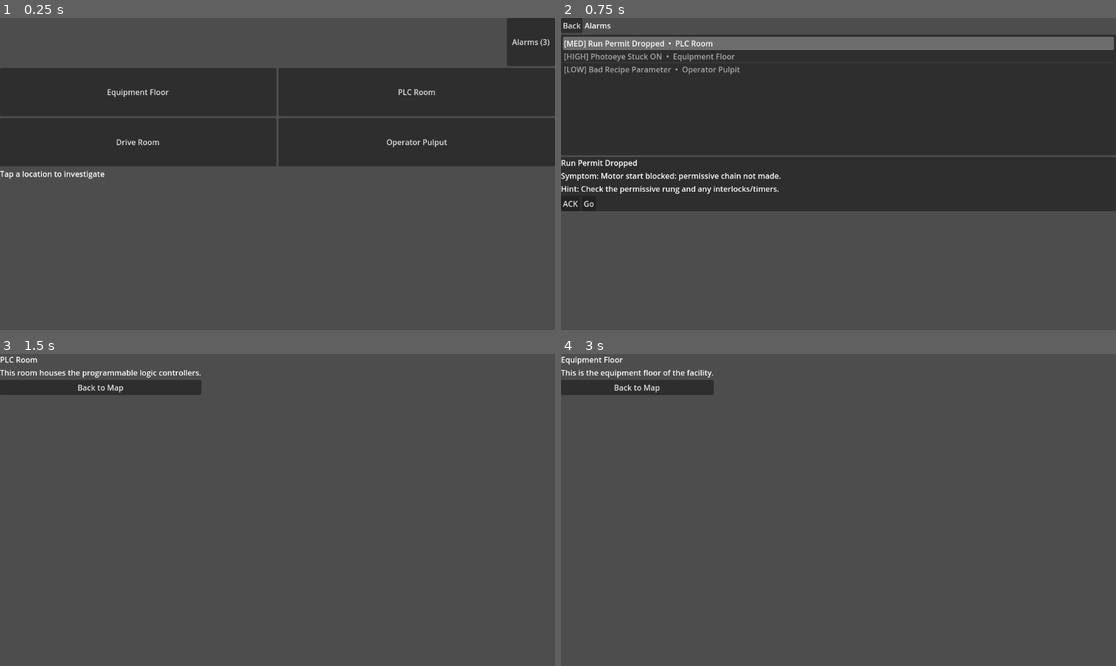
Above: before the commit, frames 1-4 (two rows, left to right).
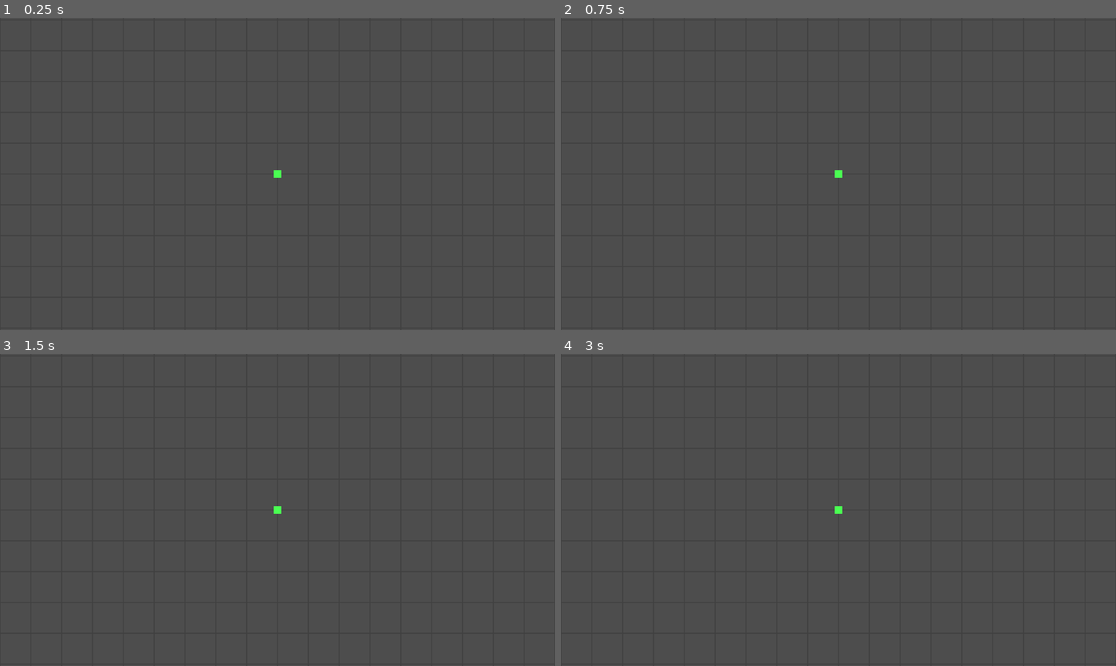
Above: after the commit, the same moments.

Repository: ccecc85/rod-and-order
Game: Godot game, scene res://scenes/world/world_main.tscn
The game is run twice, just before and just after one commit, with the same random seed, the same clock (stepped at 60 frames per second) and the same inputs. Before the commit the project starts from res://scenes/screens/map_screen.tscn.
Inputs (mouse positions are in pixels of both pictures, inside the frame that each line leads up to):
- Up to frame 1 (0.25 s): no input
- Up to frame 2 (0.75 s): click (1093, 42) at 0.5 s, where only the run before the commit has a clickable "Alarms (3)"
- Up to frame 3 (1.5 s): click (27, 538) at 1.25 s, where only the run before the commit has a clickable "Go"
- Up to frame 4 (3 s): click (660, 388) at 2 s, where only the run before the commit has a clickable "Back to Map"; click (699, 428) at 2.75 s, where only the run before the commit has a clickable "Equipment Floor"

The runs differ from the first frame. In frame 1, 30% of the frame differs, in the area x 0-100%, y 0-52%; in frame 2, 52%, in the area x 0-100%, y 0-62%; in frame 3, 1.9%; in frame 4, 1.5%.

Commit message:
0.0.20 Changed to 2D - WSAD movement working

Diff:
--- a/game/project.godot
+++ b/game/project.godot
@@ -11,7 +11,7 @@
 [application]
 
 config/name="rod-and-order"
-run/main_scene="uid://crhoahm7xqtsa"
+run/main_scene="uid://blh4puw55jch7"
 config/features=PackedStringArray("4.5", "Mobile")
 config/icon="res://icon.svg"
 
@@ -19,6 +19,33 @@
 
 GameState="*res://scripts/autoload/gamestate.gd"
 
+[input]
+
+move_left={
+"deadzone": 0.2,
+"events": [Object(InputEventKey,"resource_local_to_scene":false,"resource_name":"","device":0,"window_id":0,"alt_pressed":false,"shift_pressed":false,"ctrl_pressed":false,"meta_pressed":false,"pressed":false,"keycode":0,"physical_keycode":65,"key_label":0,"unicode":0,"location":0,"echo":false,"script":null)
+, Object(InputEventKey,"resource_local_to_scene":false,"resource_name":"","device":0,"window_id":0,"alt_pressed":false,"shift_pressed":false,"ctrl_pressed":false,"meta_pressed":false,"pressed":false,"keycode":0,"physical_keycode":4194319,"key_label":0,"unicode":0,"location":0,"echo":false,"script":null)
+]
+}
+move_right={
+"deadzone": 0.2,
+"events": [Object(InputEventKey,"resource_local_to_scene":false,"resource_name":"","device":0,"window_id":0,"alt_pressed":false,"shift_pressed":false,"ctrl_pressed":false,"meta_pressed":false,"pressed":false,"keycode":0,"physical_keycode":68,"key_label":0,"unicode":0,"location":0,"echo":false,"script":null)
+, Object(InputEventKey,"resource_local_to_scene":false,"resource_name":"","device":0,"window_id":0,"alt_pressed":false,"shift_pressed":false,"ctrl_pressed":false,"meta_pressed":false,"pressed":false,"keycode":0,"physical_keycode":4194321,"key_label":0,"unicode":0,"location":0,"echo":false,"script":null)
+]
+}
+move_up={
+"deadzone": 0.2,
+"events": [Object(InputEventKey,"resource_local_to_scene":false,"resource_name":"","device":0,"window_id":0,"alt_pressed":false,"shift_pressed":false,"ctrl_pressed":false,"meta_pressed":false,"pressed":false,"keycode":0,"physical_keycode":87,"key_label":0,"unicode":0,"location":0,"echo":false,"script":null)
+, Object(InputEventKey,"resource_local_to_scene":false,"resource_name":"","device":-1,"window_id":0,"alt_pressed":false,"shift_pressed":false,"ctrl_pressed":false,"meta_pressed":false,"pressed":false,"keycode":0,"physical_keycode":4194320,"key_label":0,"unicode":0,"location":0,"echo":false,"script":null)
+]
+}
+move_down={
+"deadzone": 0.2,
+"events": [Object(InputEventKey,"resource_local_to_scene":false,"resource_name":"","device":-1,"window_id":0,"alt_pressed":false,"shift_pressed":false,"ctrl_pressed":false,"meta_pressed":false,"pressed":false,"keycode":0,"physical_keycode":83,"key_label":0,"unicode":115,"location":0,"echo":false,"script":null)
+, Object(InputEventKey,"resource_local_to_scene":false,"resource_name":"","device":-1,"window_id":0,"alt_pressed":false,"shift_pressed":false,"ctrl_pressed":false,"meta_pressed":false,"pressed":false,"keycode":0,"physical_keycode":4194322,"key_label":0,"unicode":0,"location":0,"echo":false,"script":null)
+]
+}
+
 [rendering]
 
 renderer/rendering_method="mobile"
--- /dev/null
+++ b/game/scenes/player/player.tscn
@@ -0,0 +1,18 @@
+[gd_scene load_steps=3 format=3 uid="uid://20b23jbnoqoa"]
+
+[ext_resource type="Script" uid="uid://dpka6xbk4klyl" path="res://scripts/player/player_controller.gd" id="1_8afob"]
+
+[sub_resource type="CapsuleShape2D" id="CapsuleShape2D_x7p2l"]
+
+[node name="player" type="CharacterBody2D"]
+z_index = 1
+script = ExtResource("1_8afob")
+
+[node name="sprite_2d" type="Sprite2D" parent="."]
+
+[node name="collision_shape_2d" type="CollisionShape2D" parent="."]
+shape = SubResource("CapsuleShape2D_x7p2l")
+
+[node name="player_body" type="Polygon2D" parent="."]
+color = Color(0.2901961, 1, 0.32156864, 1)
+polygon = PackedVector2Array(-8, -8, 8, -8, 8, 8, -8, 8)
--- /dev/null
+++ b/game/scenes/world/world_main.tscn
@@ -0,0 +1,23 @@
+[gd_scene load_steps=4 format=3 uid="uid://blh4puw55jch7"]
+
+[ext_resource type="Script" uid="uid://dcrktyt6bl6tf" path="res://scripts/world/world_main.gd" id="1_k7kex"]
+[ext_resource type="PackedScene" uid="uid://20b23jbnoqoa" path="res://scenes/player/player.tscn" id="1_sn1xp"]
+[ext_resource type="Script" uid="uid://cmektx8xwis3k" path="res://scripts/world/debug_floor.gd" id="3_uumr1"]
+
+[node name="world_main" type="Node2D"]
+script = ExtResource("1_k7kex")
+
+[node name="background" type="Node2D" parent="."]
+
+[node name="navigation_region_2d" type="NavigationRegion2D" parent="."]
+
+[node name="player_spawn" type="Marker2D" parent="."]
+
+[node name="player" parent="." instance=ExtResource("1_sn1xp")]
+
+[node name="camera_2d" type="Camera2D" parent="player"]
+
+[node name="debug_floor" type="Node2D" parent="."]
+script = ExtResource("3_uumr1")
+
+[node name="grid_lines" type="Line2D" parent="debug_floor"]
--- a/game/scripts/autoload/gamestate.gd
+++ b/game/scripts/autoload/gamestate.gd
@@ -16,12 +16,12 @@
 }
 
 # Canonical string IDs (used by LOCATIONS + the rest of your code)
-const LOCATION_ID_BY_KEY := {
-	LocationKey.EQUIPMENT_FLOOR: LOCATION_EQUIPMENT_FLOOR,
-	LocationKey.PLC_ROOM: LOCATION_PLC_ROOM,
-	LocationKey.DRIVE_ROOM: LOCATION_DRIVE_ROOM,
-	LocationKey.OPERATOR_PULPIT: LOCATION_OPERATOR_PULPIT,
-}
+const LOCATION_ID_BY_KEY := [
+	LOCATION_EQUIPMENT_FLOOR,
+	LOCATION_PLC_ROOM,
+	LOCATION_DRIVE_ROOM,
+	LOCATION_OPERATOR_PULPIT,
+]
 
 const LOCATIONS := {
 	LOCATION_EQUIPMENT_FLOOR: {"title": "Equipment Floor", "desc": "This is the equipment floor of the facility."},
@@ -101,8 +101,12 @@
 var selected_location: String = "EQUIPMENT_FLOOR"
 
 func location_id_from_key(key: int) -> String:
-	return LOCATION_ID_BY_KEY.get(key, "")
+	if key >= 0 and key < LOCATION_ID_BY_KEY.size():
+		return LOCATION_ID_BY_KEY[key]
+	return ""
 
+func location_key_from_id(id: String) -> int:
+	return LOCATION_ID_BY_KEY.find(id) # returns -1 if not found
 
 func get_location_info(location_id: String) -> Dictionary:
 	var default_info := {"title": "Unknown Location", "desc": "Description not available."}
@@ -114,7 +118,7 @@
 		selected_location = location_id
 	else:
 		push_warning("Invalid location_id passed to set_selected_location: %s" % location_id)
-		selected_location = location_id # or keep the old value if you prefer
+		# keep previous selected_location (no assignment)
 
 
 func is_valid_location_id(id: String) -> bool:
--- /dev/null
+++ b/game/scripts/player/player_controller.gd
@@ -0,0 +1,18 @@
+extends CharacterBody2D
+
+@export var move_speed: float = 250.0
+
+func _physics_process(_delta: float) -> void:
+	var input_dir := Vector2(
+		Input.get_action_strength("move_right") - Input.get_action_strength("move_left"),
+		Input.get_action_strength("move_down") - Input.get_action_strength("move_up")
+	)
+
+	if input_dir.length_squared() > 0.0:
+		print("Input direction:", input_dir)
+		input_dir = input_dir.normalized()
+		#Print the player's new position for debugging
+		print("Player position before move:", global_position)
+
+	velocity = input_dir * move_speed
+	move_and_slide()
--- /dev/null
+++ b/game/scripts/world/debug_floor.gd
@@ -0,0 +1,23 @@
+extends Node2D
+
+@export var grid_size: int = 64	# size of each grid cell in pixels
+@export var half_extent: int = 20 # 20 tiles each direction
+
+# Draw a debug grid representing the floor
+func _draw() -> void:
+	var min_x := -half_extent * grid_size	# min x coordinate
+	var max_x :=  half_extent * grid_size	# max x coordinate
+	var min_y := -half_extent * grid_size	# min y coordinate
+	var max_y :=  half_extent * grid_size	# max y coordinate
+
+	# vertical lines
+	for x in range(min_x, max_x + 1, grid_size):
+		draw_line(Vector2(x, min_y), Vector2(x, max_y), Color(0.25, 0.25, 0.25), 2.0)
+
+	# horizontal lines
+	for y in range(min_y, max_y + 1, grid_size):
+		draw_line(Vector2(min_x, y), Vector2(max_x, y), Color(0.25, 0.25, 0.25), 2.0)
+
+# Called when the node enters the scene tree for the first time.
+func _ready() -> void:
+	queue_redraw()
--- /dev/null
+++ b/game/scripts/world/world_main.gd
@@ -0,0 +1,9 @@
+extends Node2D
+
+@onready var player: CharacterBody2D = $player # reference to the player node
+@onready var player_spawn: Marker2D = $player_spawn # reference to the player spawn point
+
+# Called when the node enters the scene tree for the first time.
+func _ready() -> void:
+	player.global_position = player_spawn.global_position # set player position to spawn point
+	print("loaded scene:", get_tree().current_scene.scene_file_path) # debug print
Not shown, added: game/scripts/player/player_controller.gd.uid
Not shown, added: game/scripts/world/debug_floor.gd.uid
Not shown, added: game/scripts/world/world_main.gd.uid
